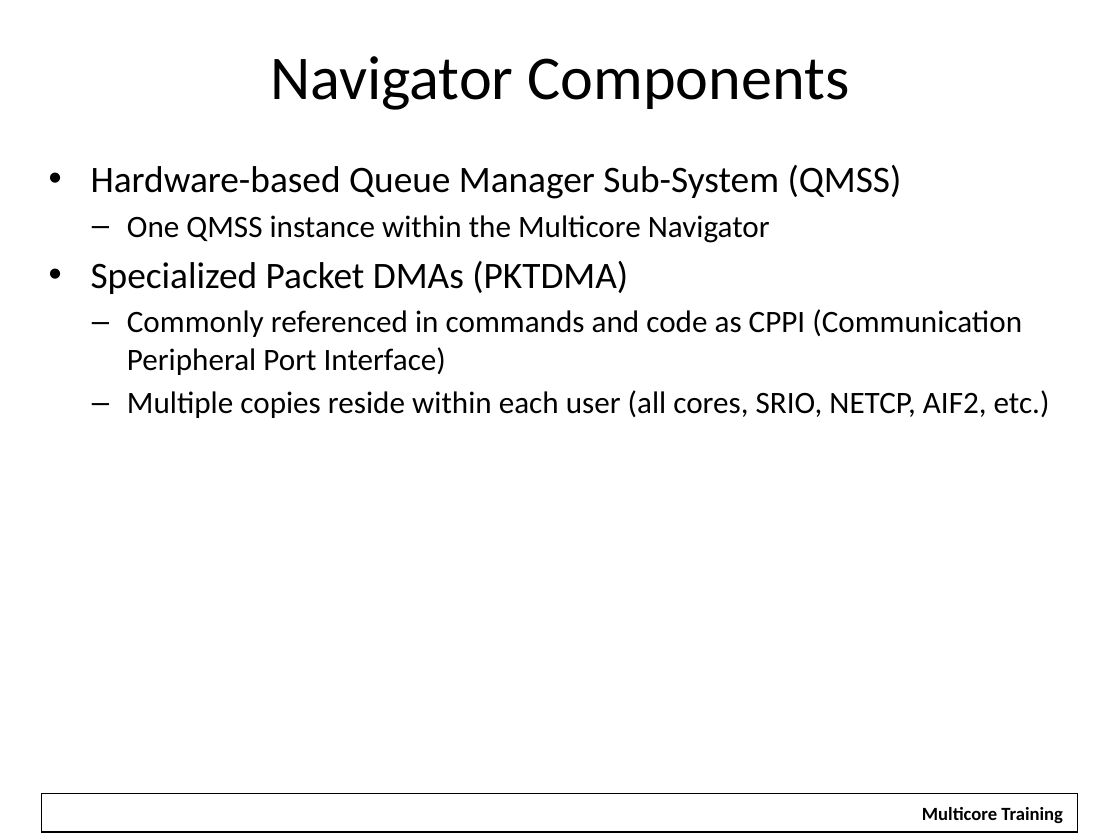
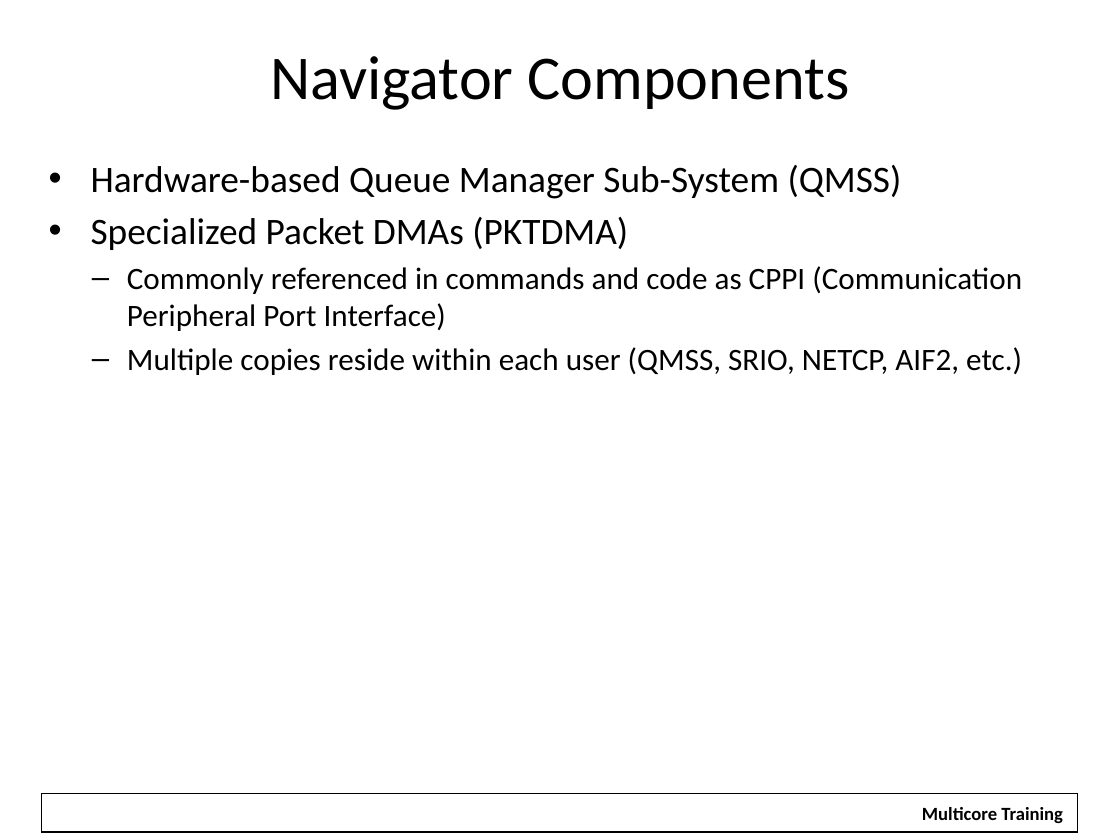
Before and after one commit to hari1989/keystone-workshop, a slide deck: slide 5 of slides/Intro to Multicore Navigator.pptx. Drawn at 1120x840 pixels with LibreOffice and Linux fonts; fonts in the diff are those of the drawing; background and template pictures are left out. Boxes give left, top, right and bottom in pixels: in the first picture for what was removed or moved away, otherwise in the second. Text is boxed around its words. In the diff, an @@ line names an element or a change of style, - is before the commit and + after.

```diff
--- a/slides/Intro to Multicore Navigator.pptx
+++ b/slides/Intro to Multicore Navigator.pptx
@@ text at bbox=[127, 215, 770, 243]: paragraph removed @@
-  – One QMSS instance within the Multicore Navigator
@@ text at bbox=[127, 347, 1022, 375]: text changed @@
-  – Multiple copies reside within each user (all cores, SRIO, NETCP, AIF2, etc.)
+  – Multiple copies reside within each user (QMSS, SRIO, NETCP, AIF2, etc.)
```
Also in this commit, not shown: 5 other slides changed.
